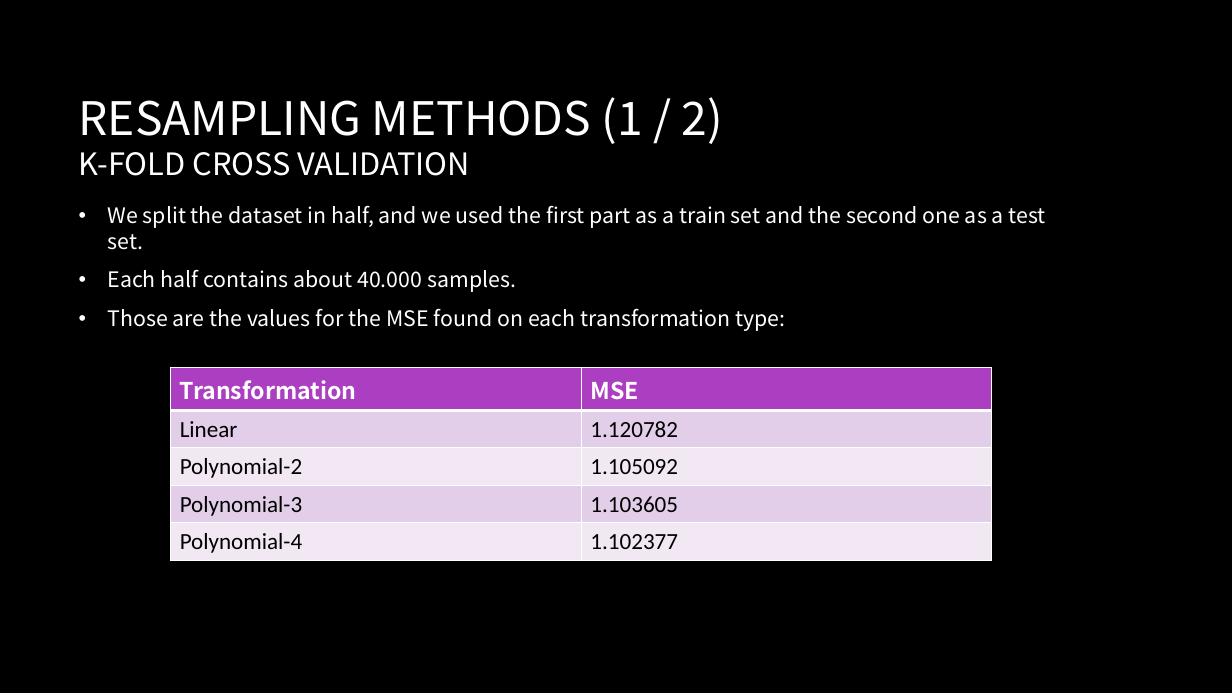
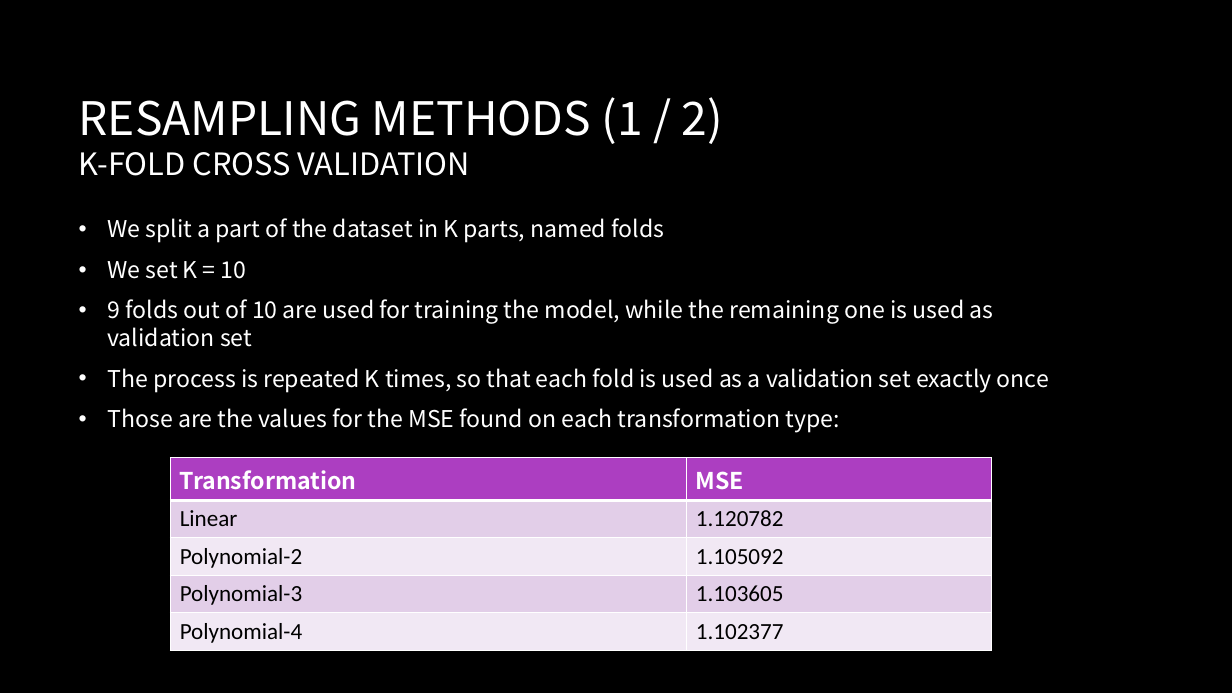
Before and after one commit to michelegargiulo/UNISA2020_StatisticalDataAnalysis, a slide deck: slide 11 of ProjectPresentation.pptx. Drawn at 1232x693 pixels with LibreOffice and Linux fonts; fonts in the diff are those of the drawing; background and template pictures are left out. Boxes give left, top, right and bottom in pixels: in the first picture for what was removed or moved away, otherwise in the second. Text is boxed around its words. In the diff, an @@ line names an element or a change of style, - is before the commit and + after.

```diff
--- a/ProjectPresentation.pptx
+++ b/ProjectPresentation.pptx
@@ text at box(107, 218, 1049, 392): text changed; size 16.6 to 18 pt @@
-• We split the dataset in half, and we used the first part as a train set and the second one as a test set.
-• Each half contains about 40.000 samples.
+• We split a part of the dataset in K parts, named folds
+• We set K = 10
+• 9 folds out of 10 are used for training the model, while the remaining one is used as validation set
+• The process is repeated K times, so that each fold is used as a validation set exactly once
@@ text at box(107, 408, 839, 433): size 16.6 to 18 pt in "Those are the values for the MSE ..." @@
@@ table: place and size @@
-table at box(171, 368, 992, 557)
+table at box(171, 457, 993, 647)
```
Also in this commit, not shown: 6 other slides changed.
